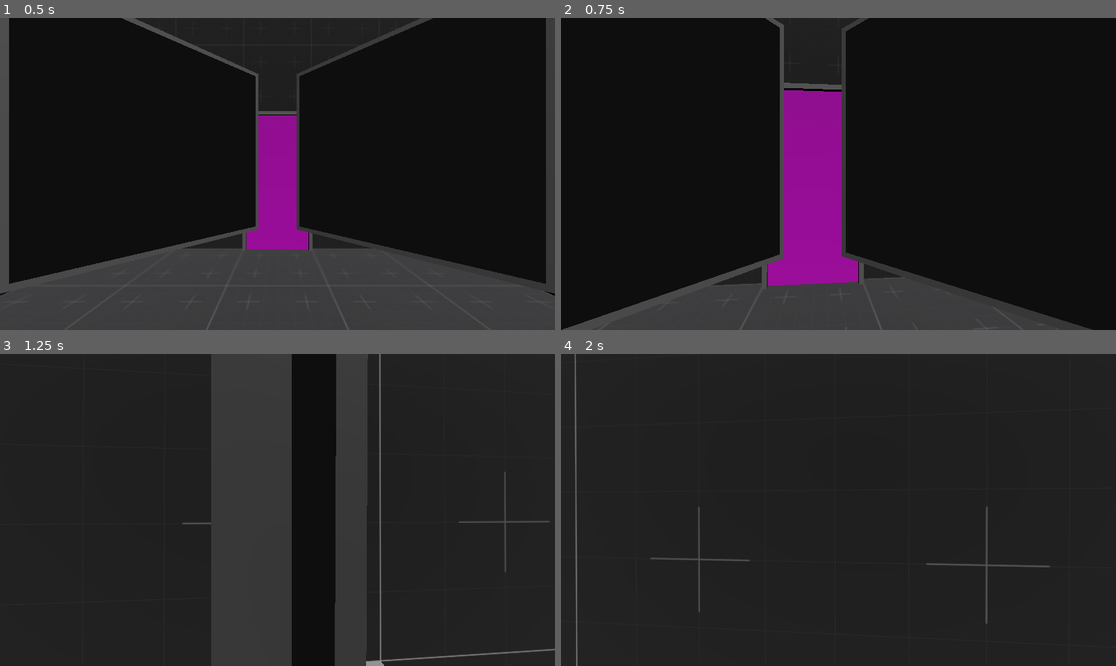
Above: before the commit, frames 1-4 (two rows, left to right).
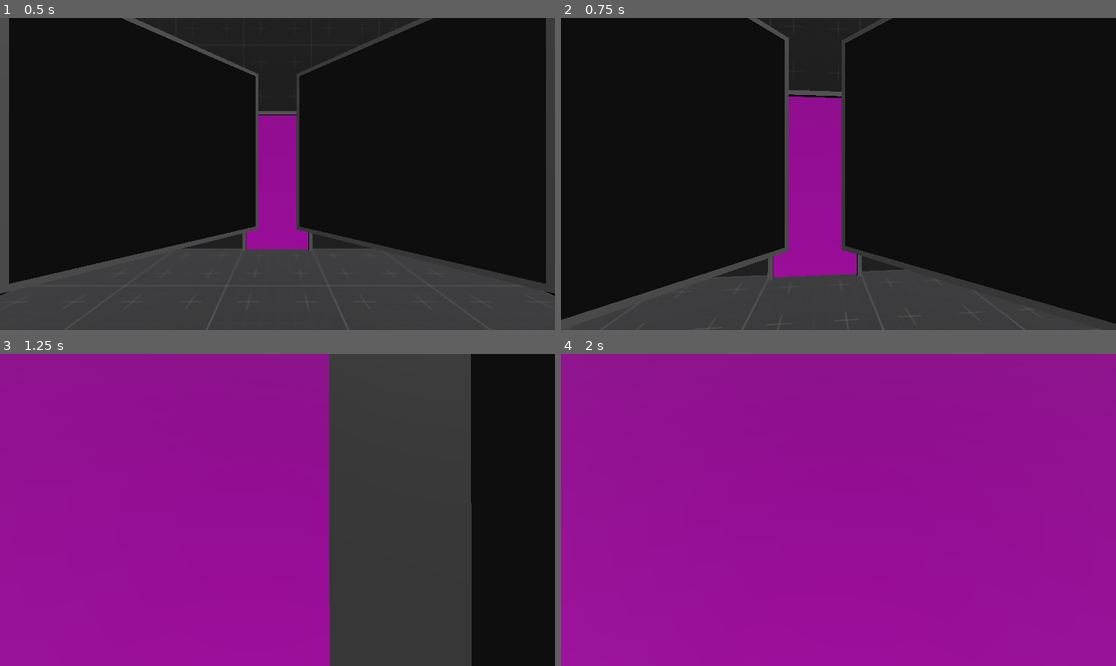
Above: after the commit, the same moments.

Repository: Wowe-Peanut/GetReal
Game: Godot game, scene res://test.tscn
The game is run twice, just before and just after one commit, with the same random seed, the same clock (stepped at 60 frames per second) and the same inputs.
Inputs (mouse positions are in pixels of both pictures, inside the frame that each line leads up to):
- Up to frame 1 (0.5 s): no input
- Up to frame 2 (0.75 s): tap Enter at 0.5 s; move the mouse to (866, 174) at 0.52 s; hold W (move_forward) from 0.53 s (still down); hold Mouse wheel down (lower_move_speed, bound only after the co… from 0.53 s (still down); click (866, 174) at 0.67 s
- Up to frame 3 (1.25 s): keep holding W (move_forward); keep holding Mouse wheel down (lower_move_speed, bound only after the co…; tap Space (jump) at 0.77, 1.07 s; tap Mouse wheel up (raise_move_speed, bound only after the comm… at 0.8 s
- Up to frame 4 (2 s): keep holding W (move_forward); move the mouse to (810, 510) at 1.27 s; release Mouse wheel down (lower_move_speed, bound only after the co… at 1.28 s; tap Mouse wheel up (raise_move_speed, bound only after the comm… at 1.35 s; click (810, 510) at 1.42 s; tap Space (jump) at 1.52, 1.55, 1.82 s

Frame 1 is identical in both runs. In frame 2, 5.4% of the frame differs, in the area x 0-100%, y 0-100%; in frame 3, 70%; in frame 4, 100%.

Commit message:
player modifiable move speed

Diff:
--- a/camera.gd
+++ b/camera.gd
@@ -68,8 +68,9 @@
 			recursive_find_box_in_mirror(mirror_reflection.recursive_reflection_connections[observed_object])
 
 
-func dropped() -> void:
+func drop() -> void:
 	reset()
+	super()
 
 
 func take_picture() -> void:
--- a/player.gd
+++ b/player.gd
@@ -1,11 +1,15 @@
 extends CharacterBody3D
 
 @export_category("Player")
-@export_range(1, 35, 1) var speed: float = 7 # m/s
-@export_range(10, 400, 1) var acceleration: float = 100 # m/s^2
+@export_range(1, 35, 1) var speed: float = 4 # m/s
+@export_range(10, 400, 1) var acceleration: float = 80 # m/s^2
 
-@export_range(0.1, 3.0, 0.1) var jump_height: float = 1.5 # m
-@export_range(0.1, 9.25, 0.05, "or_greater") var camera_sens: float = 3
+@export_range(0.1, 3.0, 0.1) var jump_height: float = 0.7 # m
+@export_range(0.1, 9.25, 0.05, "or_greater") var camera_sens: float = 8
+
+const MAX_SPEED: float = 6.0
+const MIN_SPEED: float = 1.0
+const SPEED_CHANGE_FACTOR: float = 0.1
 
 var jumping: bool = false
 var mouse_captured: bool = false
@@ -34,6 +38,8 @@
 
 	if event.is_action_pressed("jump"): jumping = true
 	if event.is_action_pressed("reset"): get_tree().reload_current_scene()
+	if event.is_action_pressed("raise_move_speed"): change_move_speed(SPEED_CHANGE_FACTOR)
+	if event.is_action_pressed("lower_move_speed"): change_move_speed(-SPEED_CHANGE_FACTOR)
 	if event.is_action_pressed("ui_cancel"): get_tree().quit()
 
 func _physics_process(delta: float) -> void:
@@ -73,3 +79,8 @@
 		return jump_vel
 	jump_vel = Vector3.ZERO if is_on_floor() else jump_vel.move_toward(Vector3.ZERO, gravity * delta)
 	return jump_vel
+
+func change_move_speed(speed_change):
+	speed += speed_change
+	speed = clamp(speed, MIN_SPEED, MAX_SPEED)
+	pass
--- a/player.tscn
+++ b/player.tscn
@@ -16,10 +16,6 @@
 collision_layer = 524288
 collision_mask = 11
 script = ExtResource("1_16goh")
-speed = 5.0
-acceleration = 80.0
-jump_height = 1.2
-camera_sens = 8.0
 
 [node name="PlayerCam" type="Camera3D" parent="."]
 transform = Transform3D(1, 0, 0, 0, 1, 0, 0, 0, 1, 0, 1.1, 0)
--- a/project.godot
+++ b/project.godot
@@ -79,6 +79,16 @@
 "events": [Object(InputEventMouseButton,"resource_local_to_scene":false,"resource_name":"","device":-1,"window_id":0,"a …(258 unchanged characters)…
 ]
 }
+lower_move_speed={
+"deadzone": 0.5,
+"events": [Object(InputEventMouseButton,"resource_local_to_scene":false,"resource_name":"","device":-1,"window_id":0,"alt_pressed":false,"shift_pressed":false,"ctrl_pressed":false,"meta_pressed":false,"button_mask":0,"position":Vector2(0, 0),"global_position":Vector2(0, 0),"factor":1.0,"button_index":5,"canceled":false,"pressed":false,"double_click":false,"script":null)
+]
+}
+raise_move_speed={
+"deadzone": 0.5,
+"events": [Object(InputEventMouseButton,"resource_local_to_scene":false,"resource_name":"","device":-1,"window_id":0,"alt_pressed":false,"shift_pressed":false,"ctrl_pressed":false,"meta_pressed":false,"button_mask":0,"position":Vector2(0, 0),"global_position":Vector2(0, 0),"factor":1.0,"button_index":4,"canceled":false,"pressed":false,"double_click":false,"script":null)
+]
+}
 
 [layer_names]
 
